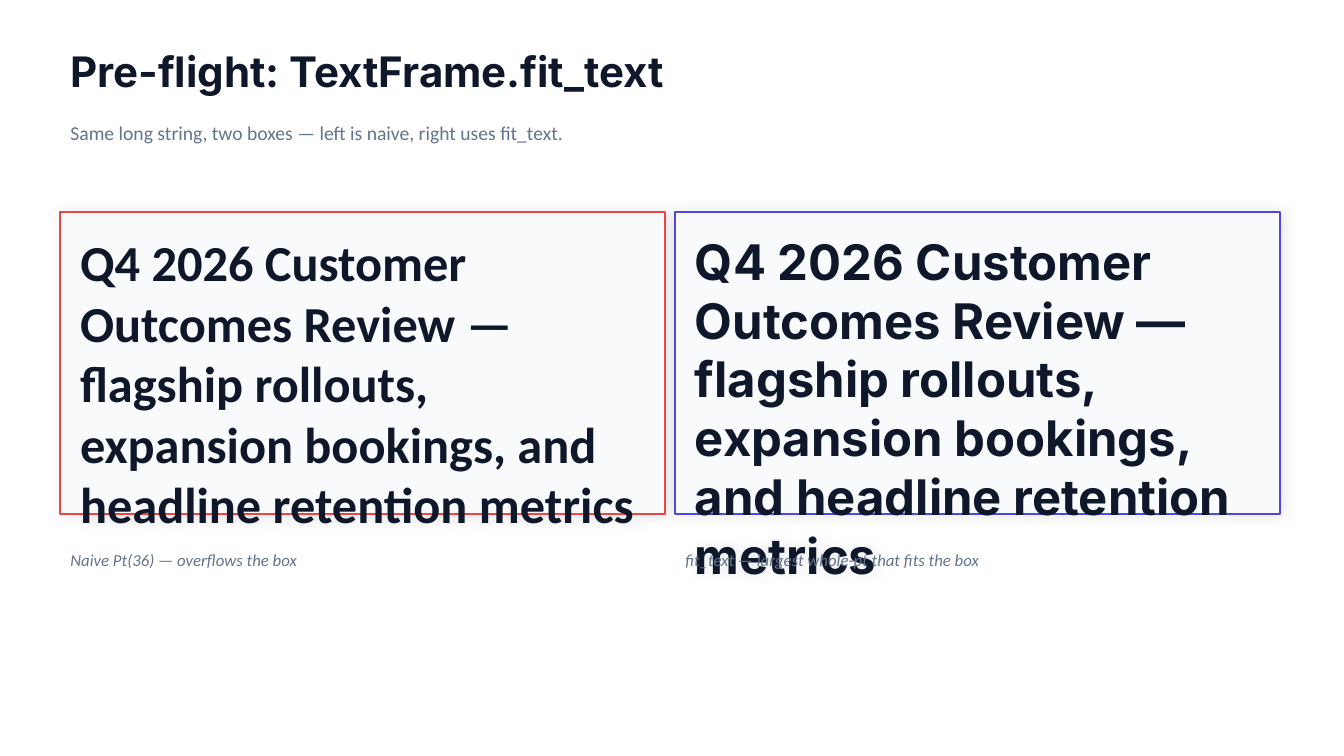
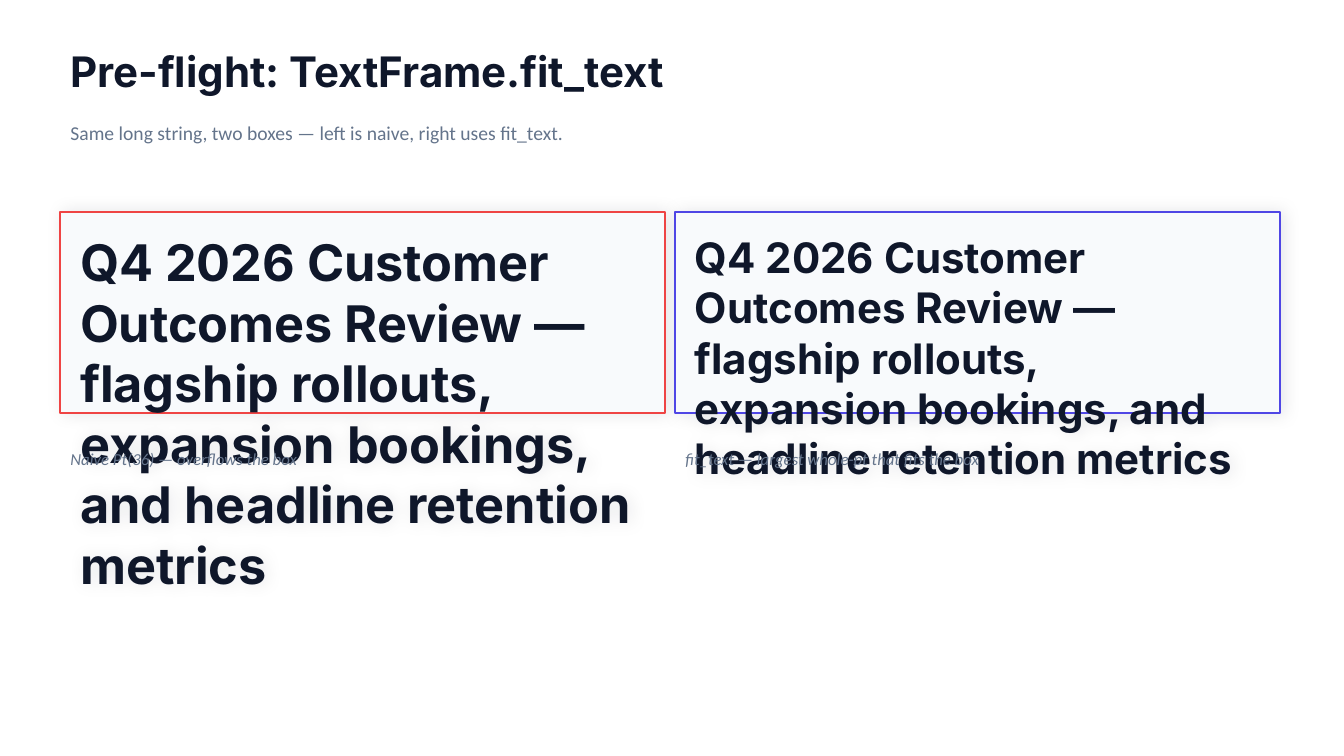
Before and after one commit to CodeHalwell/power-pptx, a slide deck: slide 1 of examples/showcase/_out/05_space_aware.pptx. Drawn at 1344x756 pixels with LibreOffice and Linux fonts; fonts in the diff are those of the drawing. Boxes give left, top, right and bottom in pixels: in the first picture for what was removed or moved away, otherwise in the second. Text is boxed around its words. In the diff, an @@ line names an element or a change of style, - is before the commit and + after.

```diff
--- a/examples/showcase/_out/05_space_aware.pptx
+++ b/examples/showcase/_out/05_space_aware.pptx
@@ rectangle "Q4 2026 Customer Outcomes Review ...": place and size @@
-rectangle "Q4 2026 Customer Outcomes Review ..." at [60, 212, 665, 514]
+rectangle "Q4 2026 Customer Outcomes Review ..." at [60, 212, 665, 413]
@@ rectangle "Q4 2026 Customer Outcomes Review ..." at [60, 212, 665, 413]: font Calibri to Inter @@
@@ rectangle "Q4 2026 Customer Outcomes Review ...": place and size @@
-rectangle "Q4 2026 Customer Outcomes Review ..." at [676, 212, 1280, 514]
+rectangle "Q4 2026 Customer Outcomes Review ..." at [676, 212, 1280, 413]
@@ rectangle "Q4 2026 Customer Outcomes Review ..." at [676, 212, 1280, 413]: size 35 to 30 pt @@
@@ text "Naive Pt(36) — overflows the ..." rewrapped from [70, 554, 297, 568] to [70, 451, 297, 469] @@
@@ text "fit_text — largest whole-pt that ...": place and size @@
-text "fit_text — largest whole-pt that ..." at [685, 552, 979, 570]
+text "fit_text — largest whole-pt that ..." at [685, 451, 979, 469]
```
Also in this commit, not shown: 7 other files.
